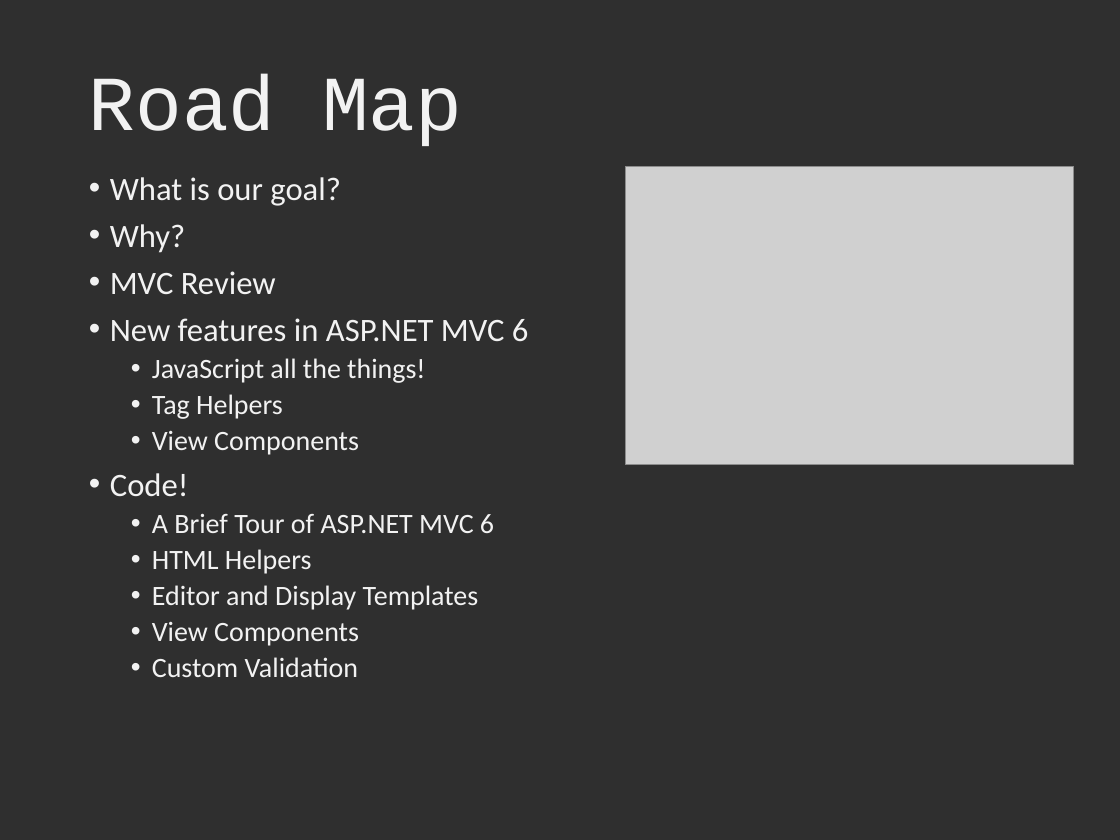
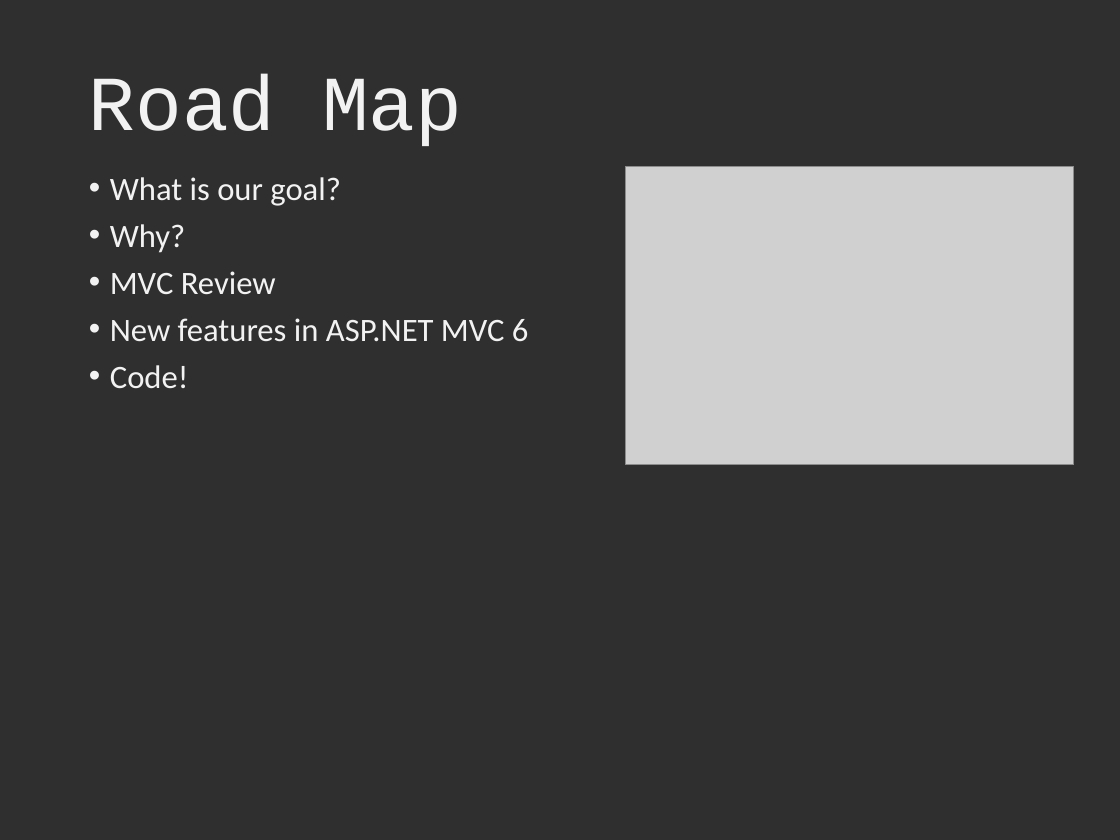
Before and after one commit to DustinEwers/dot-net-mvc-ui-demos, a slide deck: slide 5 of Slides/MVC UI Slides.pptx. Drawn at 1120x840 pixels with LibreOffice and Linux fonts; fonts in the diff are those of the drawing; grey boxes stand for pictures. Boxes give left, top, right and bottom in pixels: in the first picture for what was removed or moved away, otherwise in the second. Text is boxed around its words. In the diff, an @@ line names an element or a change of style, - is before the commit and + after.

```diff
--- a/Slides/MVC UI Slides.pptx
+++ b/Slides/MVC UI Slides.pptx
@@ text at box(152, 358, 425, 455): paragraphs removed @@
-  • JavaScript all the things!
-  • Tag Helpers
-  • View Components
@@ text at box(152, 514, 494, 677): paragraphs removed @@
-  • A Brief Tour of ASP.NET MVC 6
-  • HTML Helpers
-  • Editor and Display Templates
-  • View Components
-  • Custom Validation
```
Also in this commit, not shown: 5 other slides changed, 3 other files.
